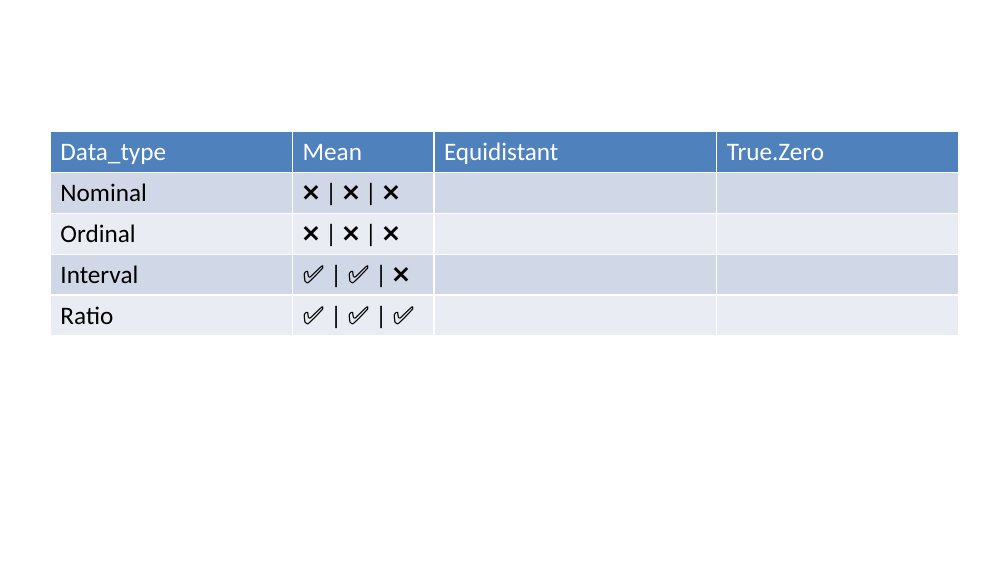
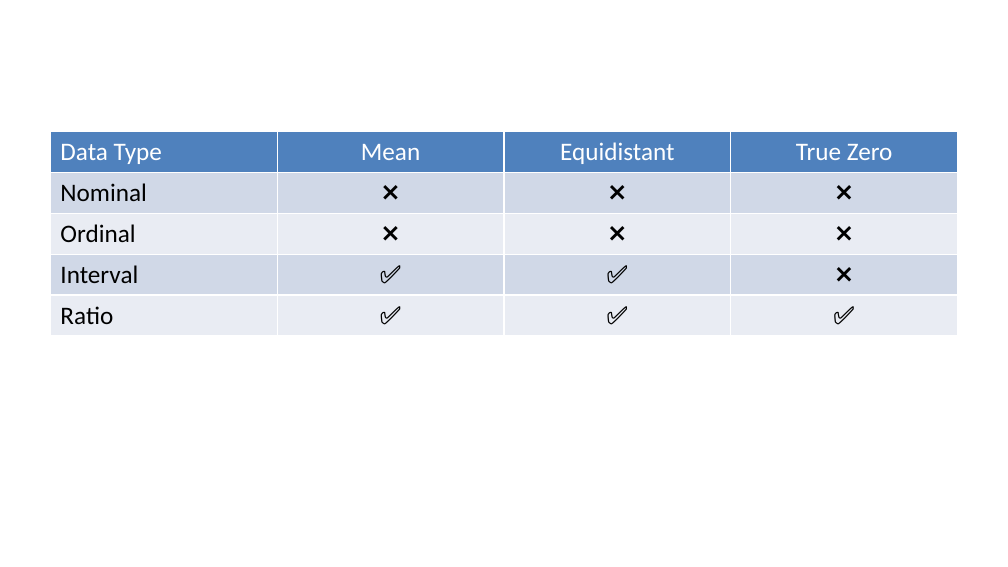
Before and after one commit to cmadland/slides, a slide deck: slide 20 of docs/posts/fpl-assessment/index.pptx (slide 18 before the commit). Drawn at 1008x567 pixels with LibreOffice and Linux fonts; fonts in the diff are those of the drawing. Boxes give left, top, right and bottom in pixels: in the first picture for what was removed or moved away, otherwise in the second. Text is boxed around its words. In the diff, an @@ line names an element or a change of style, - is before the commit and + after.

```diff
--- a/docs/posts/fpl-assessment/index.pptx
+++ b/docs/posts/fpl-assessment/index.pptx
@@ table at (x1=50, y1=132, x2=958, y2=506) @@
-row 1, column 1: Data_type
+row 1, column 1: Data Type
-row 1, column 4: True.Zero
+row 1, column 4: True Zero
-row 2: Nominal | ❌ | ❌ | ❌ |  | 
+row 2: Nominal | ❌ | ❌ | ❌
-row 3: Ordinal | ❌ | ❌ | ❌ |  | 
+row 3: Ordinal | ❌ | ❌ | ❌
-row 4: Interval | ✅ | ✅ | ❌ |  | 
+row 4: Interval | ✅ | ✅ | ❌
-row 5: Ratio | ✅ | ✅ | ✅ |  | 
+row 5: Ratio | ✅ | ✅ | ✅
@@ alignment left to centre @@
```
Also in this commit, not shown: 1 other slide changed, 16 slides added, 2 slides removed, 19 other files.
